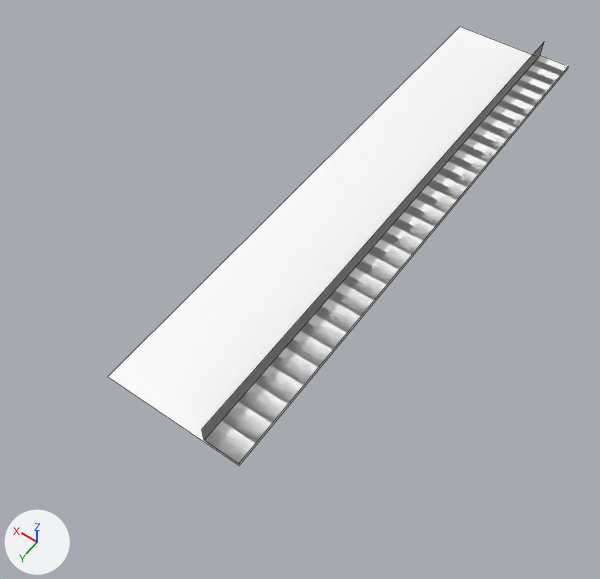
A saved change to the FBX model Game/Assets/Penn Station/Models/Concourse_East.fbx.
Rendered twice from a camera (50 mm lens) standing at (330.6, 59.8, 163.9) and looking at (412.3, -54.4, -15.6). Lighting does not change. The marker at lower left points along +X, +Y and +Z. Mesh edges are drawn as thin lines. Where no turn or scale is listed for an object, it has been applied to the vertices.

The older version as bpy lines, for what is in view:
```python
me_mesh = bpy.data.meshes.new('Mesh')
me_mesh.from_pydata([(390.0, 0.0, -5.0), (400.0, 0.0, -5.0), (400.0, -174.0, -5.0), (390.0, -174.0, -5.0), (390.0, -174.0, -6.0), (430.0, -174.0, -6.0), (430.0, 0.0, -6.0), (390.0, 0.0, -6.0), (400.0, -174.0, 0.0), (400.0, 0.0, 0.0)], [], [(4, 7, 6, 5), (3, 2, 1, 0), (0, 7, 4, 3), (1, 2, 8, 9)])
me_mesh.materials.append(mat_prototype_mat)  # white #ffffff
me_mesh_001 = bpy.data.meshes.new('Mesh.001')
me_mesh_001.from_pydata(...)  # 6 vertices, 2 faces; spans x 390.0..400.0, y -174.0..0.0, z -5.0..0.0
me_mesh_001.materials.append(mat_prototype_mat)  # white #ffffff
# before: 0 (390.0, 0.0, -5.0) at pixel (238, 463), 1 (400.0, 0.0, -5.0) at pixel (204, 440), 5 (400.0, 0.0, 0.0) at pixel (201, 429)
ob_concouse_east = bpy.data.objects.new('Concouse_East', me_mesh)
ob_concouse_east.location = (0.0, 0.0, 0.0)
ob_concouse_east_col = bpy.data.objects.new('Concouse_East_COL', me_mesh_001)
ob_concouse_east_col.location = (0.0, 0.0, 0.0)
```
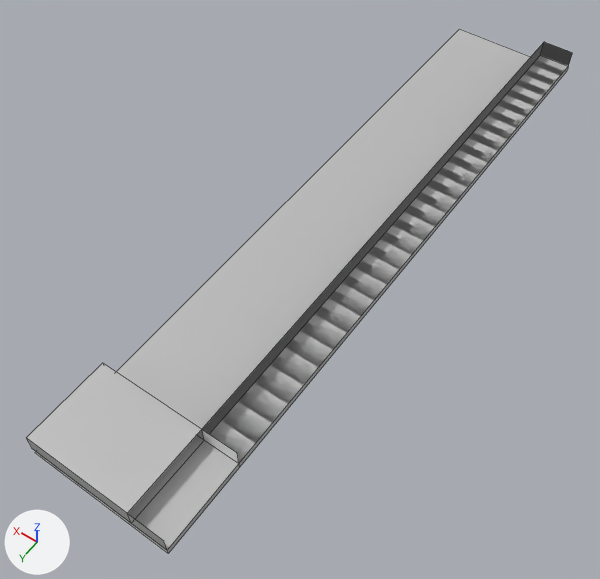
Location of each change, (x1, y1, x2, y2) in pixels of the pictures (600 x 579 px):
'Concouse_East', reshaped (18% wider, 20% taller)
    before: (108, 27, 568, 466)
    after: (27, 29, 572, 554)
'Concouse_East_COL', reshaped (not visible before)
    after: (202, 430, 239, 464)
part 1 of me_mesh, built on
    before: (108, 27, 568, 466)
    after: (27, 29, 572, 554)
part 2 of me_mesh, recoloured
    both: (202, 42, 544, 434)
part 3 of me_mesh, recoloured (white to grey)
    both: (210, 55, 568, 463)

What the commit changed:
Material 'Terrazzo_MAT' (mat_terrazzo_mat) is new.
Its base color is (0.5, 0.5, 0.5) (grey #bcbcbc).
Material 'Concrete_MAT' (mat_concrete_mat) is new.
Its base color is (0.5, 0.5, 0.5) (grey #bcbcbc).
me_mesh_001 has 6 vertices, 2 faces and spans x 390.0..400.0, y -174.0..0.0, z -5.0..0.0.
me_mesh_001 is used by ob_concouse_east_col; location (0.0, 0.0, 0.0).
Verts and faces of me_mesh_001; kept vertices keep their numbers, new ones are numbered from 6.
Part 4, on me_mesh_001:
New vertex 6 is at (390.0, 0.0, 0.0), pixel (237, 452).
New faces: (0, 1, 5, 6).
me_mesh is used by ob_concouse_east; location (0.0, 0.0, 0.0).
me_mesh had 10 vertices, 4 faces and spanned x 390.0..430.0, y -174.0..0.0, z -6.0..0.0.
me_mesh no longer uses material mat_prototype_mat (white #ffffff).
me_mesh now has 25 vertices, 14 faces and spans x 390.0..430.0, y -174.0..24.0, z -7.0..0.0.
Part 1, on me_mesh:
3 vertices are removed from x 390.0..430.0, y -174.0..0.0, z -6.0.
2 faces are deleted.
11 vertices are added at x 390.0..430.0, y -174.0..24.0, z -7.0..0.0.
7 new vertices lie (0.0, 24.0, 0.0) away from vertices in x 390.0..430.0, y 0.0, z -7.0..0.0.
10 new faces join them, mat_concrete_mat (grey #bcbcbc).
2 new faces join them, mat_terrazzo_mat (grey #bcbcbc).
me_mesh part 2: 1 face spanning x 400.0, y -174.0..0.0, z -5.0..0.0 switches from mat_prototype_mat (white #ffffff) to mat_concrete_mat (grey #bcbcbc).
me_mesh part 3: 1 face spanning x 390.0..400.0, y -174.0..0.0, z -5.0 switches from mat_prototype_mat (white #ffffff) to mat_terrazzo_mat (grey #bcbcbc).
me_mesh now uses material mat_concrete_mat (grey #bcbcbc).
me_mesh now uses material mat_terrazzo_mat (grey #bcbcbc).
